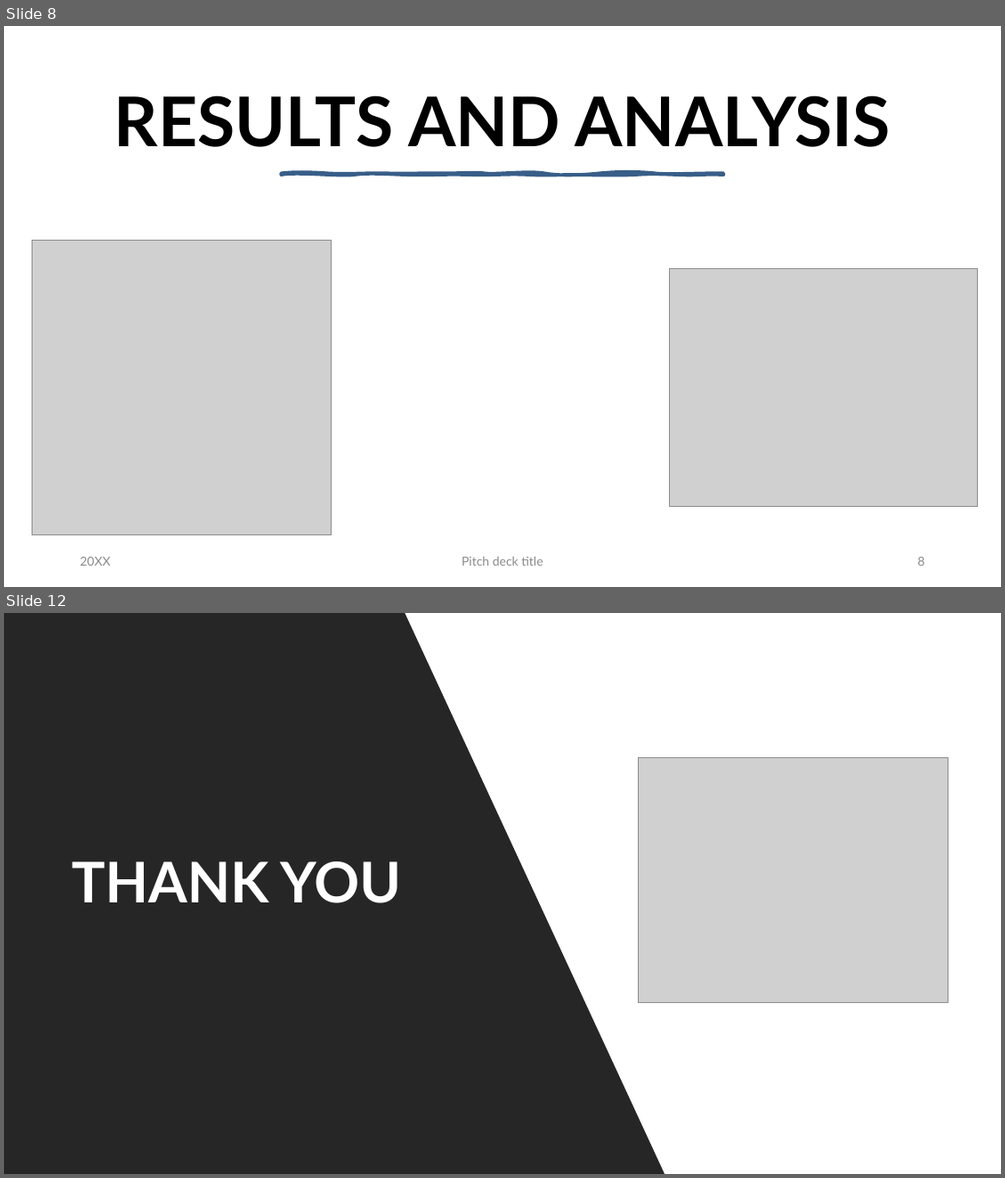
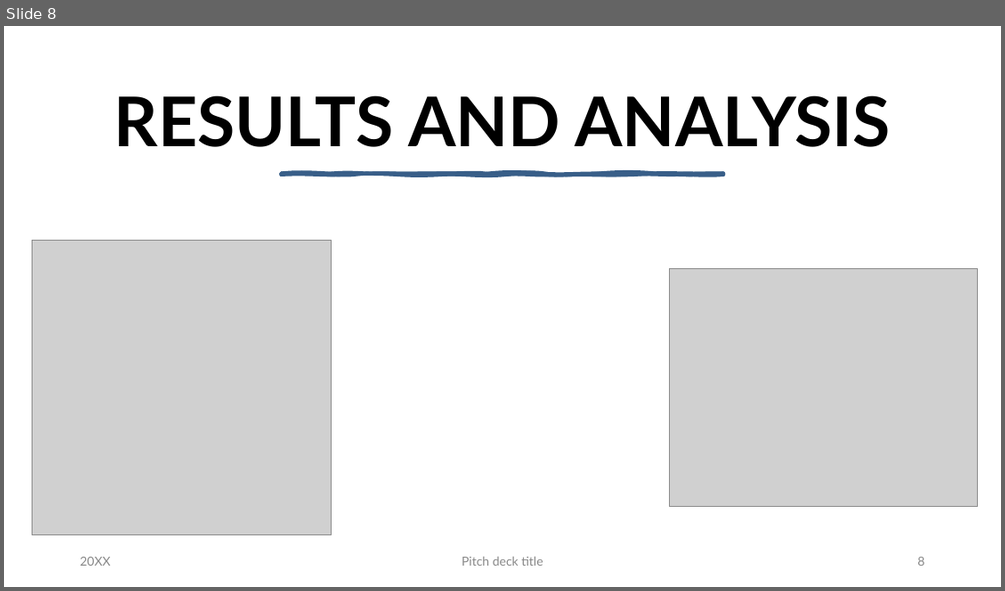
Before and after one commit to Demiarge/CSE431_BRACU, a slide deck: Submission5/slide.pptx. Shown one above the other, each under a label of ours: slides 8 and 12 before the commit, slide 8 after it; the slides between them are not shown. The pictures are 1005x1178 and 1005x591 pixels, drawn with LibreOffice and Linux fonts; fonts in the diff are those of the drawing; grey boxes stand for pictures; background and template pictures are left out. Boxes give left, top, right and bottom in pixels: in the first picture for what was removed or moved away, otherwise in the second. Text is boxed around its words. In the diff, an @@ line names an element or a change of style, - is before the commit and + after.

```diff
--- a/Submission5/slide.pptx
+++ b/Submission5/slide.pptx
@@ slide 12 removed at (4, 613, 1001, 1174), background #FFFFFF @@
@@ freeform shape removed at (4, 613, 170, 779) @@
@@ freeform shape removed at (4, 613, 664, 1174) @@
@@ ellipse removed at (74, 686, 97, 708) @@
@@ line removed from (84, 694) to (563, 1174) @@
@@ rectangle removed at (205, 751, 355, 900) @@
@@ picture removed at (638, 757, 947, 1003) @@
@@ freeform shape removed at (87, 779, 170, 946) @@
@@ title removed at (72, 861, 401, 903) @@
-THANK YOU
@@ group removed at (7, 785, 163, 942): 13 ellipses @@
@@ rectangle removed at (4, 947, 170, 1112) @@
@@ freeform shape removed at (335, 946, 563, 1174) @@
@@ rectangle removed at (170, 1008, 335, 1174) @@
@@ freeform shape removed at (170, 1007, 336, 1173) @@
@@ rectangle removed at (4, 1112, 170, 1174) @@
@@ slide 8 changed as well @@
@@ freeform shape at (282, 174, 724, 175): outline redrawn @@
```
Also in this commit, not shown: 7 other slides changed, 3 other slides removed, 3 other files.
